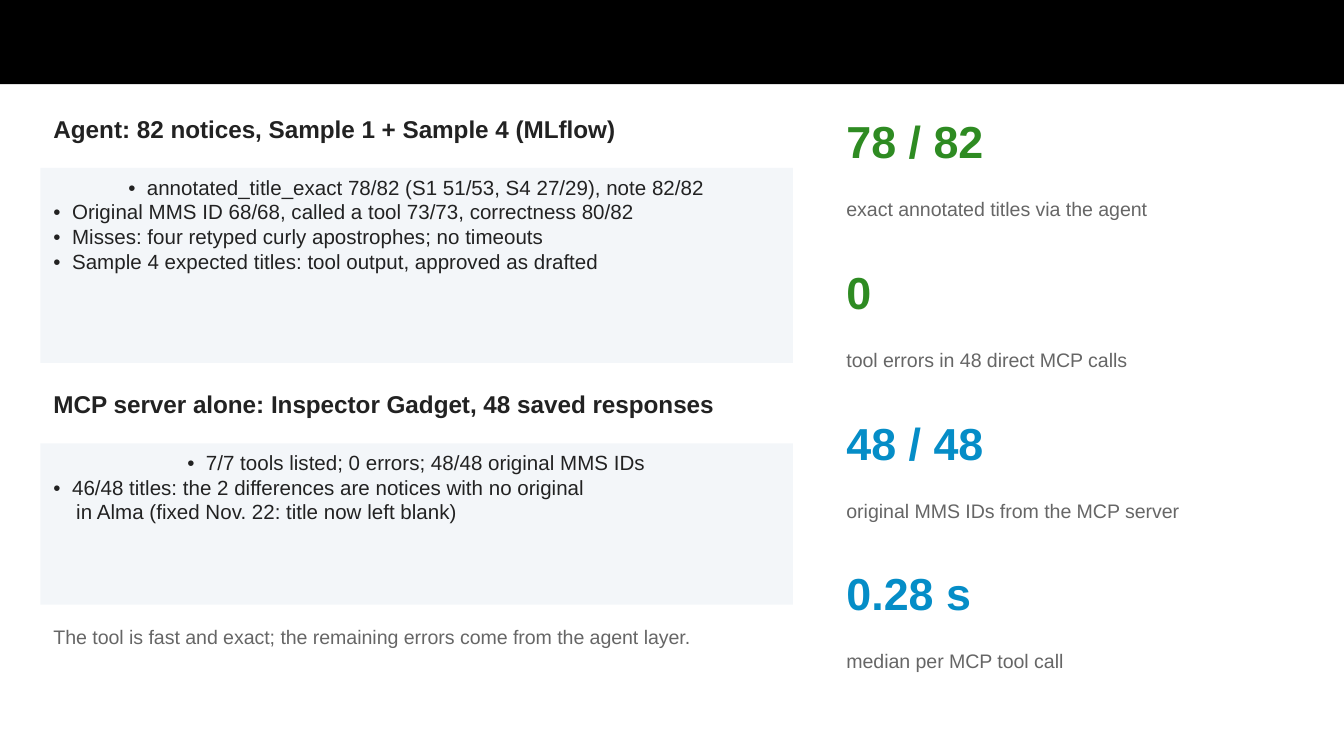
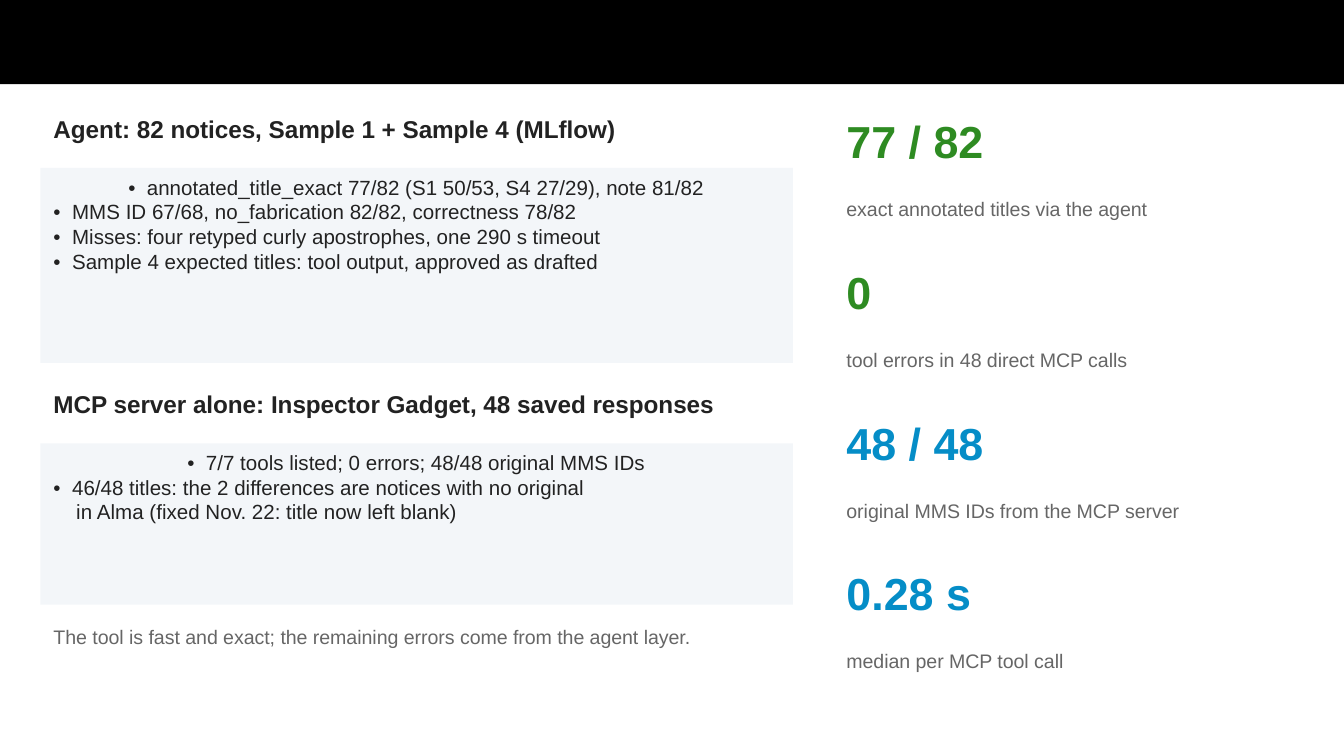
Before and after one commit to AmandaZXu-USDA/mcp-hackathon-demo-sru, a slide deck: slide 14 of submission/GSA-MCP-Hackathon-mcp-sru-syntax.pptx. Drawn at 1344x756 pixels with LibreOffice and Linux fonts; fonts in the diff are those of the drawing. Boxes give left, top, right and bottom in pixels: in the first picture for what was removed or moved away, otherwise in the second. Text is boxed around its words. In the diff, an @@ line names an element or a change of style, - is before the commit and + after.

Commit message:
Evaluation run with the deterministic no_fabrication scorer: README, results, report (incl. submission copy), submission README and deck (synced from NAL)

```diff
--- a/submission/GSA-MCP-Hackathon-mcp-sru-syntax.pptx
+++ b/submission/GSA-MCP-Hackathon-mcp-sru-syntax.pptx
@@ text at <box>846,126,984,159</box>: text changed @@
-78 / 82
+77 / 82
@@ text in rectangle at <box>72,180,703,249</box>: text changed @@
-• annotated_title_exact 78/82 (S1 51/53, S4 27/29), note 82/82
-• Original MMS ID 68/68, called a tool 73/73, correctness 80/82
-• Misses: four retyped curly apostrophes; no timeouts
+• annotated_title_exact 77/82 (S1 50/53, S4 27/29), note 81/82
+• MMS ID 67/68, no_fabrication 82/82, correctness 78/82
+• Misses: four retyped curly apostrophes, one 290 s timeout
```
Also in this commit, not shown: 6 other files.
